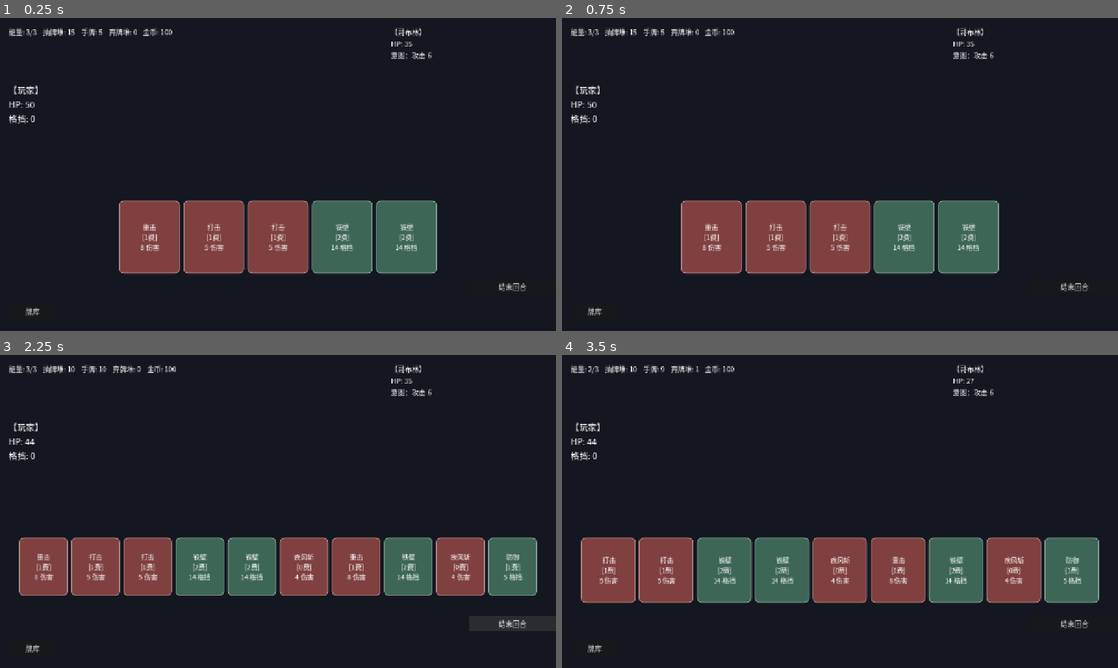
Above: before the commit, frames 1-4 (two rows, left to right).
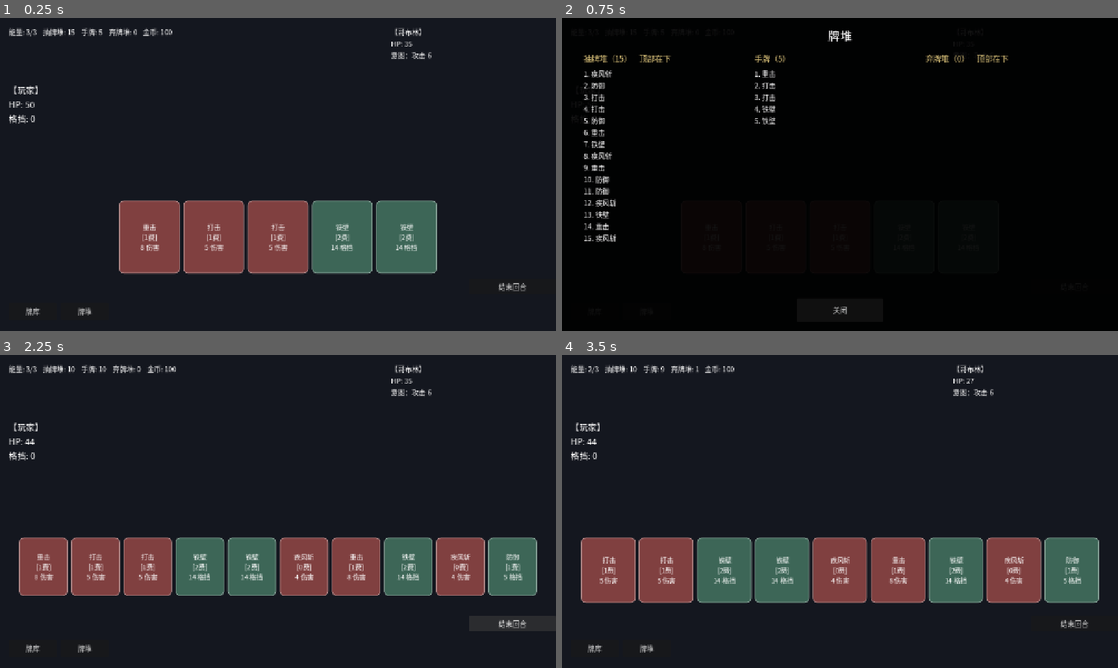
Above: after the commit, the same moments.

Repository: td1ql/godward
Game: Godot game, scene res://scenes/main.tscn
Same seed, same stepped clock (60 frames per second), same inputs: the game is played once before the commit and once after it. This scene is started directly instead of the project's main scene.
Inputs (mouse positions are in pixels of both pictures, inside the frame that each line leads up to):
- Up to frame 1 (0.25 s): no input
- Up to frame 2 (0.75 s): click (645, 312) at 0.5 s, where only the run after the commit has a clickable "牌堆"
- Up to frame 3 (2.25 s): click (278, 646) at 1.25 s, where only the run after the commit has a clickable "关闭"; click "结束回合" at 2 s
- Up to frame 4 (3.5 s): click "重击 [1费] 8 伤害" at 2.75 s

The runs differ from the first frame. In frame 1, less than 0.1% of the frame differs, in the area x 14-17%, y 92-96%; in frame 2, 98%, in the area x 0-100%, y 0-100%; in frame 3, less than 0.1%; in frame 4, less than 0.1%.

Commit message:
feat: 友军参战 + 遭遇快照（退出重进保持原敌人/事件）+ 地图重影修复

Diff:
--- a/scripts/battle_demo.gd
+++ b/scripts/battle_demo.gd
@@ -3,6 +3,8 @@
 var deck := Deck.new()
 var hand_view: HandView
 var player_label: Label
+var ally_label: Label
+var ally_fighters: Array = []
 var enemy := EnemyState.new()
 
 var player_hp := 0
@@ -31,7 +33,10 @@
 	if GameState.map_nodes.has(GameState.current_node_id):
 		node_type = GameState.map_nodes[GameState.current_node_id]["type"]
 	var enemy_data: Dictionary
-	if not GameState.pending_enemy.is_empty():
+	var kind: String = str(GameState.pending_snapshot.get("kind", ""))
+	if kind == "battle" or kind == "contestant_fight":
+		enemy_data = GameState.pending_snapshot["enemy"]
+	elif not GameState.pending_enemy.is_empty():
 		enemy_data = GameState.pending_enemy
 		GameState.pending_enemy = {}
 	else:
@@ -49,16 +54,57 @@
 	player_label.position = Vector2(20, 150)
 	player_label.add_theme_font_size_override("font_size", 20)
 	add_child(player_label)
+	ally_label = Label.new()
+	ally_label.position = Vector2(20, 320)
+	ally_label.add_theme_font_size_override("font_size", 18)
+	ally_label.add_theme_color_override("font_color", Color(0.6, 0.9, 0.6))
+	add_child(ally_label)
 	var deck_btn := Button.new()
 	deck_btn.text = "牌库"
 	deck_btn.position = Vector2(20, 655)
 	deck_btn.size = Vector2(110, 40)
 	deck_btn.pressed.connect(DeckViewer.toggle)
 	add_child(deck_btn)
+	var pile_btn := Button.new()
+	pile_btn.text = "牌堆"
+	pile_btn.position = Vector2(140, 655)
+	pile_btn.size = Vector2(110, 40)
+	pile_btn.pressed.connect(_open_piles)
+	add_child(pile_btn)
 	_draw_cards(GameState.initial_hand_size())
+	if node_type == "boss":
+		_setup_allies()
 	_render_hand()
 	_update_ui()
 
+func _setup_allies() -> void:
+	ally_fighters.clear()
+	var lines: Array[String] = []
+	for id in GameState.allies:
+		var c: Dictionary = ContestantDB.get_contestant(id)
+		var eff: Dictionary = c.get("ally_effect", {})
+		var t: String = str(eff.get("type", ""))
+		if t == "fighter":
+			ally_fighters.append({"name": c["name"], "damage": int(eff.get("damage", 5))})
+			lines.append("%s（每回合 %d 伤害）" % [c["name"], int(eff.get("damage", 5))])
+		else:
+			if eff.has("cards"):
+				for card in eff["cards"]:
+					deck.hand.append(str(card))
+				lines.append("%s（赠「%s」）" % [c["name"], str(eff["cards"][0])])
+			if eff.has("hp"):
+				player_hp = min(GameState.player_max_hp, player_hp + int(eff["hp"]))
+				lines.append("%s（+%d HP）" % [c["name"], int(eff["hp"])])
+
+	var text := ""
+	for line in lines:
+		if text != "":
+			text += "、"
+		text += line
+	ally_label.text = "盟友：" + text
+
+func _open_piles() -> void:
+	DeckViewer.open_piles(deck.draw_pile, deck.hand, deck.discard_pile)
 func _render_hand() -> void:
 	hand_view.render(deck.hand, player_energy, pending_effect, pending_selected)
 
@@ -112,6 +158,11 @@
 		player_hp = min(GameState.player_max_hp, player_hp + d["heal"])
 	if d.get("self_damage", 0) > 0:
 		player_hp = max(0, player_hp - d["self_damage"])
+	if d.get("gain_energy", 0) > 0:
+		player_energy += int(d["gain_energy"])
+	if d.get("retrieve_top", false):
+		if not deck.discard_pile.is_empty():
+			deck.hand.append(deck.discard_pile.pop_back())
 
 func _on_card_pressed(index: int) -> void:
 	if game_over:
@@ -175,18 +226,26 @@
 	AudioManager.play("click")
 	player_energy -= CardDB.get_card(c)["cost"]
 	_apply_card_effects(c)
+
+	var consumed: Array[String] = []
 	var remove_idx: Array = [idx]
 	for i in pending_selected:
+		consumed.append(deck.hand[i])
 		remove_idx.append(i)
 	remove_idx.sort()
 	remove_idx.reverse()
 	for i in remove_idx:
-		var card: String = deck.hand[i]
+		deck.hand.remove_at(i)
+
+	# 效果牌先进弃牌堆，消耗的牌盖在它上面
+	deck.discard_pile.append(c)
+	for card in consumed:
 		deck.discard_pile.append(card)
-		deck.hand.remove_at(i)
+
 	var draw_n: int = int(CardDB.get_card(c).get("draw", 0))
 	if draw_n > 0:
 		_draw_cards(draw_n)
+
 	pending_effect = -1
 	pending_need = 0
 	pending_selected.clear()
@@ -229,6 +288,13 @@
 		StatusSystem.apply(player_status, enemy.on_hit)
 
 func _start_new_turn() -> void:
+	for f in ally_fighters:
+		enemy.hp = max(0, enemy.hp - int(f["damage"]))
+	if not ally_fighters.is_empty():
+		AudioManager.play("hit")
+	_check_game_over()
+	if game_over:
+		return
 	var draw_count: int = RunConfig.BASE_DRAW + player_energy
 	if draw_count > 0:
 		_draw_cards(draw_count)
@@ -237,6 +303,8 @@
 	_update_ui()
 
 func _check_game_over() -> void:
+	if game_over:
+		return
 	if enemy.hp <= 0:
 		game_over = true
 		AudioManager.play("victory")
@@ -343,6 +411,8 @@
 	_finish_reward()
 
 func _finish_reward() -> void:
+	GameState.pending_node = -1
+	GameState.pending_snapshot = {}
 	GameState.save_game()
 	get_tree().change_scene_to_file("res://scenes/map.tscn")
 
@@ -465,7 +535,7 @@
 	overlay.add_child(body)
 
 	var trans := Label.new()
-	trans.text = "第 %d 次转生\n词条：%s" % [GameState.transmigration, TraitDB.text_of(GameState.traits)]
+	trans.text = "第 %d 次转生结束 → 第 %d 次转生开始\n词条：%s" % [old_trans, GameState.transmigration, TraitDB.text_of(GameState.traits)]
 	trans.position = Vector2(0, 360)
 	trans.size = Vector2(1280, 100)
 	trans.horizontal_alignment = HORIZONTAL_ALIGNMENT_CENTER
@@ -548,6 +618,8 @@
 		GameState.deck.append(card)
 
 	GameState.pending_contestant = ""
+	GameState.pending_node = -1
+	GameState.pending_snapshot = {}
 	GameState.save_game()
 	Toast.show_text(str(reward.get("text", "")), 3.5)
 	get_tree().change_scene_to_file("res://scenes/map.tscn")
--- a/scripts/card_db.gd
+++ b/scripts/card_db.gd
@@ -47,6 +47,7 @@
 	"削弱": {"kind": "effect", "cost": 0, "consume": 1, "damage": 0, "block": 0, "status": {"虚弱": 2}, "price": 50},
 	"终结": {"kind": "effect", "cost": 1, "consume": 2, "damage": 18, "block": 0, "price": 80},
 	"大盾": {"kind": "effect", "cost": 1, "consume": 2, "damage": 0, "block": 18, "price": 80},
+	"掘墓者": {"kind": "effect", "cost": 0, "consume": 1, "damage": 0, "block": 0, "gain_energy": 1, "retrieve_top": true, "price": 70},
 
 	# ===== 遭遇牌：抽到立即生效 =====
 	"陷阱": {"kind": "encounter", "cost": 0, "damage": 0, "block": 0, "self_damage": 5, "price": 0},
@@ -95,6 +96,10 @@
 		effects.append("抽 %d 张" % d["draw"])
 	if d.get("self_damage", 0) > 0:
 		effects.append("受到 %d 伤害" % d["self_damage"])
+	if d.get("gain_energy", 0) > 0:
+		effects.append("能量 +%d" % d["gain_energy"])
+	if d.get("retrieve_top", false):
+		effects.append("取回弃牌堆顶")
 	if d.has("status"):
 		for key in d["status"]:
 			effects.append("敌+%d%s" % [d["status"][key], key])
--- a/scripts/contestant_db.gd
+++ b/scripts/contestant_db.gd
@@ -14,6 +14,7 @@
 		],
 		"kill": {"text": "你收起了刀。名册上少了一个名字。", "gold": 50},
 		"spare": {"text": "「……记住这次。」他站起来，成了你的盟友。", "ally": true, "cards": ["打击"]},
+		"ally_effect": {"type": "fighter", "damage": 6},
 	},
 	"静默者": {
 		"name": "静默者",
@@ -28,6 +29,7 @@
 		],
 		"kill": {"text": "他没有发出任何声音。", "gold": 30},
 		"spare": {"text": "他向你点了点头，把盾留给了你。", "cards": ["铁壁"]},
+		"ally_effect": {"type": "buff", "cards": ["铁壁"]},
 	},
 	"赌徒": {
 		"name": "赌徒",
@@ -45,6 +47,7 @@
 		],
 		"kill": {"text": "他的硬币滚进了缝隙里。", "gold": 70},
 		"spare": {"text": "「你会后悔的。」他笑着走了。", "cards": ["快速思考"]},
+		"ally_effect": {"type": "buff", "cards": ["快速思考"]},
 	},
 	"苦修者": {
 		"name": "苦修者",
@@ -59,6 +62,7 @@
 		],
 		"kill": {"text": "他的祈祷声停了。", "gold": 20},
 		"spare": {"text": "他为你祈祷了很久。", "hp": 20},
+		"ally_effect": {"type": "buff", "hp": 15},
 	},
 	"疯女": {
 		"name": "疯女",
@@ -76,6 +80,7 @@
 		],
 		"kill": {"text": "歌声终于停了。", "gold": 35},
 		"spare": {"text": "她把那张符文纸塞进了你手里，笑着跑了。", "cards": ["火球"]},
+		"ally_effect": {"type": "buff", "cards": ["火球"]},
 	},
 	"收藏家": {
 		"name": "收藏家",
@@ -90,6 +95,7 @@
 		],
 		"kill": {"text": "他的袋子散了一地。", "random_cards": 2},
 		"spare": {"text": "他把一袋金币推给你，求你别再看他。", "gold": 40},
+		"ally_effect": {"type": "buff", "cards": ["重击"]},
 	},
 	"猎手": {
 		"name": "猎手",
@@ -104,6 +110,7 @@
 		],
 		"kill": {"text": "她的箭没能射出去。", "gold": 45},
 		"spare": {"text": "「你走前面，我掩护。」", "ally": true},
+		"ally_effect": {"type": "fighter", "damage": 4},
 	},
 	"无名者": {
 		"name": "无名者",
@@ -118,6 +125,7 @@
 		],
 		"kill": {"text": "雾气散了，什么也没留下。", "gold": 60},
 		"spare": {"text": "「……谢谢。」你第一次听清他的声音。", "hp": 15, "gold": 15},
+		"ally_effect": {"type": "buff", "hp": 10, "gold": 10},
 	},
 }
 
--- a/scripts/deck_viewer.gd
+++ b/scripts/deck_viewer.gd
@@ -56,6 +56,66 @@
 	close.pressed.connect(_close)
 	_root.add_child(close)
 
+func open_piles(draw: Array, hand: Array, discard: Array) -> void:
+	_show_columns("牌堆", [
+		{"title": "抽牌堆（%d）　顶部在下" % draw.size(), "cards": draw},
+		{"title": "手牌（%d）" % hand.size(), "cards": hand},
+		{"title": "弃牌堆（%d）　顶部在下" % discard.size(), "cards": discard},
+	])
+
+func _show_columns(title_text: String, sections: Array) -> void:
+	if _root:
+		return
+	_root = Control.new()
+	_root.size = Vector2(1280, 720)
+	_root.mouse_filter = Control.MOUSE_FILTER_STOP
+	_layer.add_child(_root)
+
+	var dim := ColorRect.new()
+	dim.color = Color(0, 0, 0, 0.92)
+	dim.size = Vector2(1280, 720)
+	_root.add_child(dim)
+
+	var title := Label.new()
+	title.text = title_text
+	title.position = Vector2(0, 18)
+	title.size = Vector2(1280, 44)
+	title.horizontal_alignment = HORIZONTAL_ALIGNMENT_CENTER
+	title.add_theme_font_size_override("font_size", 28)
+	_root.add_child(title)
+
+	var n := sections.size()
+	var col_w := 1180.0 / n
+	for i in range(n):
+		var sec: Dictionary = sections[i]
+		var x := 50.0 + i * col_w
+
+		var head := Label.new()
+		head.text = str(sec.get("title", ""))
+		head.position = Vector2(x, 80)
+		head.size = Vector2(col_w - 20, 30)
+		head.add_theme_font_size_override("font_size", 18)
+		head.add_theme_color_override("font_color", Color(0.9, 0.8, 0.5))
+		_root.add_child(head)
+
+		var cards: Array = sec["cards"]
+		var s := ""
+		for j in range(cards.size()):
+			s += "%d. %s\n" % [j + 1, str(cards[j])]
+		var body := Label.new()
+		body.text = s
+		body.position = Vector2(x, 116)
+		body.size = Vector2(col_w - 20, 520)
+		body.add_theme_font_size_override("font_size", 16)
+		_root.add_child(body)
+
+	var close := Button.new()
+	close.text = "关闭"
+	close.size = Vector2(200, 54)
+	close.position = Vector2(540, 645)
+	close.pressed.connect(_close)
+	_root.add_child(close)
+
 func _close() -> void:
 	if _root:
 		_root.queue_free()
--- a/scripts/enemy_db.gd
+++ b/scripts/enemy_db.gd
@@ -13,7 +13,7 @@
 }
 
 const BOSS := {
-	"守门人": {"name": "守门人", "hp": 100, "attack": 12, "pattern": [1, 1, 1, 2], "on_hit": {"易伤": 1}},
+	"守门人": {"name": "守门人", "hp": 10, "attack": 12, "pattern": [1, 1, 1, 2], "on_hit": {"易伤": 1}},
 }
 
 func _pool_for(node_type: String) -> Dictionary:
--- a/scripts/game_state.gd
+++ b/scripts/game_state.gd
@@ -10,6 +10,8 @@
 var map_generated: bool = false
 var deck: Array[String] = []
 var current_slot := 0
+var pending_node: int = -1
+var pending_snapshot: Dictionary = {}
 var transmigration := 1
 var traits: Array[String] = []
 var contestants: Array[String] = []
@@ -48,6 +50,8 @@
 	contestants = ContestantDB.pick_roster(5)
 	met_contestants.clear()
 	eliminated.clear()
+	pending_node = -1
+	pending_snapshot = {}
 	allies.clear()
 
 func initial_hand_size() -> int:
@@ -58,6 +62,9 @@
 
 func save_game() -> void:
 	var data := {
+		"pending_snapshot": pending_snapshot,
+		"pending_contestant": pending_contestant,
+		"pending_node": pending_node,
 		"player_hp": player_hp,
 		"gold": gold,
 		"current_node_id": current_node_id,
@@ -116,6 +123,9 @@
 	allies.clear()
 	for c in data.get("allies", []):
 		allies.append(str(c))
+	pending_node = int(data.get("pending_node", -1))
+	pending_snapshot = data.get("pending_snapshot", {})
+	pending_contestant = str(data.get("pending_contestant", ""))
 	current_slot = s
 	return true
 
--- a/scripts/map.gd
+++ b/scripts/map.gd
@@ -61,6 +61,21 @@
 	current_id = GameState.current_node_id
 	_rebuild_view()
 	GameState.save_game()
+	if GameState.pending_node == current_id:
+		_reopen_pending()
+
+func _reopen_pending() -> void:
+	var kind: String = str(GameState.pending_snapshot.get("kind", ""))
+	if kind == "battle" or kind == "contestant_fight":
+		get_tree().change_scene_to_file("res://scenes/main.tscn")
+		return
+	var t: String = nodes[current_id]["type"]
+	if t == "shop" or t == "rest" or t == "event" or t == "contestant":
+		_show_encounter(t)
+		return
+	GameState.pending_node = -1
+	GameState.pending_snapshot = {}
+	GameState.save_game()
 
 func _process(_delta: float) -> void:
 	if is_moving:
@@ -164,6 +179,7 @@
 	var center_btn: Button = node_buttons[id]
 	current_id = id
 	GameState.current_node_id = id
+	GameState.pending_node = id
 	GameState.save_game()
 	center_btn.position = CENTER - NODE_SIZE / 2.0
 	center_btn.modulate.a = 1.0
@@ -177,6 +193,9 @@
 
 	var t: String = nodes[id]["type"]
 	if t == "battle" or t == "elite" or t == "boss":
+		if GameState.pending_snapshot.is_empty():
+			GameState.pending_snapshot = {"kind": "battle", "enemy": EnemyDB.pick_for_node(t)}
+			GameState.save_game()
 		get_tree().change_scene_to_file("res://scenes/main.tscn")
 		return
 
@@ -184,9 +203,21 @@
 		_show_encounter(t)
 		return
 
+	GameState.pending_node = -1
+	GameState.save_game()
 	_continue_children()
 
 func _continue_children() -> void:
+	var stale: Array = []
+	for id in node_buttons.keys():
+		if id != current_id:
+			stale.append(id)
+	for id in stale:
+		var old_btn: Button = node_buttons[id]
+		old_btn.queue_free()
+		node_buttons.erase(id)
+		button_base.erase(id)
+
 	var kids: Array = nodes[current_id]["children"]
 	var n := kids.size()
 	var tw := create_tween().set_parallel(true)
@@ -270,7 +301,13 @@
 	vbox.add_child(b)
 
 func _encounter_event(title: Label, body: Label, vbox: VBoxContainer) -> void:
-	var ev: Dictionary = EventDB.pick()
+	var ev: Dictionary
+	if GameState.pending_snapshot.get("kind", "") == "event":
+		ev = GameState.pending_snapshot["event"]
+	else:
+		ev = EventDB.pick()
+		GameState.pending_snapshot = {"kind": "event", "event": ev}
+		GameState.save_game()
 	title.text = "事件"
 	body.text = ev["text"] + "\n\n（当前金币: %d）" % GameState.gold
 	for c in ev["choices"]:
@@ -298,7 +335,14 @@
 		vbox.add_child(leave)
 		return
 
-	var id: String = available[randi() % available.size()]
+	var id: String = ""
+	if GameState.pending_snapshot.get("kind", "") == "contestant":
+		id = str(GameState.pending_snapshot["id"])
+	var valid := GameState.contestants.has(id) and not GameState.met_contestants.has(id) and not GameState.eliminated.has(id)
+	if id == "" or not valid:
+		id = available[randi() % available.size()]
+		GameState.pending_snapshot = {"kind": "contestant", "id": id}
+		GameState.save_game()
 	var c: Dictionary = ContestantDB.get_contestant(id)
 	title.text = "%s　·　%s" % [c["name"], c["trait"]]
 	body.text = c["desc"] + "\n\n（场上还有 %d 名参赛者）" % _alive_count()
@@ -380,7 +424,13 @@
 	_close_encounter()
 
 func _encounter_shop(title: Label, body: Label, vbox: VBoxContainer) -> void:
-	var cards: Array = ShopDB.pick_cards()
+	var cards: Array
+	if GameState.pending_snapshot.get("kind", "") == "shop":
+		cards = GameState.pending_snapshot["cards"]
+	else:
+		cards = ShopDB.pick_cards()
+		GameState.pending_snapshot = {"kind": "shop", "cards": cards}
+		GameState.save_game()
 	title.text = "商店"
 	body.text = "金币: %d\n挑一张卡牌加入你的牌组吧。" % GameState.gold
 	for card_name in cards:
@@ -405,6 +455,12 @@
 		"on_hit": c.get("on_hit", {}),
 	}
 	GameState.pending_contestant = id
+	GameState.pending_snapshot = {
+		"kind": "contestant_fight",
+		"id": id,
+		"enemy": GameState.pending_enemy,
+	}
+	GameState.save_game()
 	get_tree().change_scene_to_file("res://scenes/main.tscn")
 
 func _buy_card(card_name: String, price: int, b: Button) -> void:
@@ -419,6 +475,8 @@
 	if overlay:
 		overlay.queue_free()
 		overlay = null
+	GameState.pending_node = -1
+	GameState.pending_snapshot = {}
 	GameState.save_game()
 	_update_hud()
 	_maybe_eliminate()
